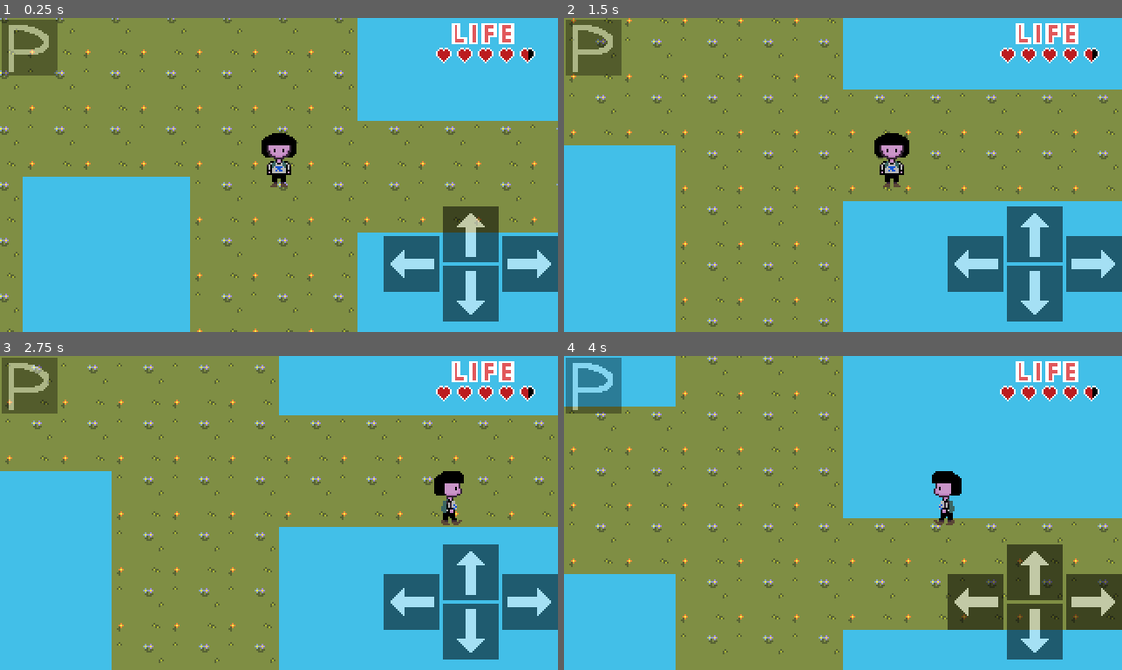
Above: before the commit, frames 1-4 (two rows, left to right).
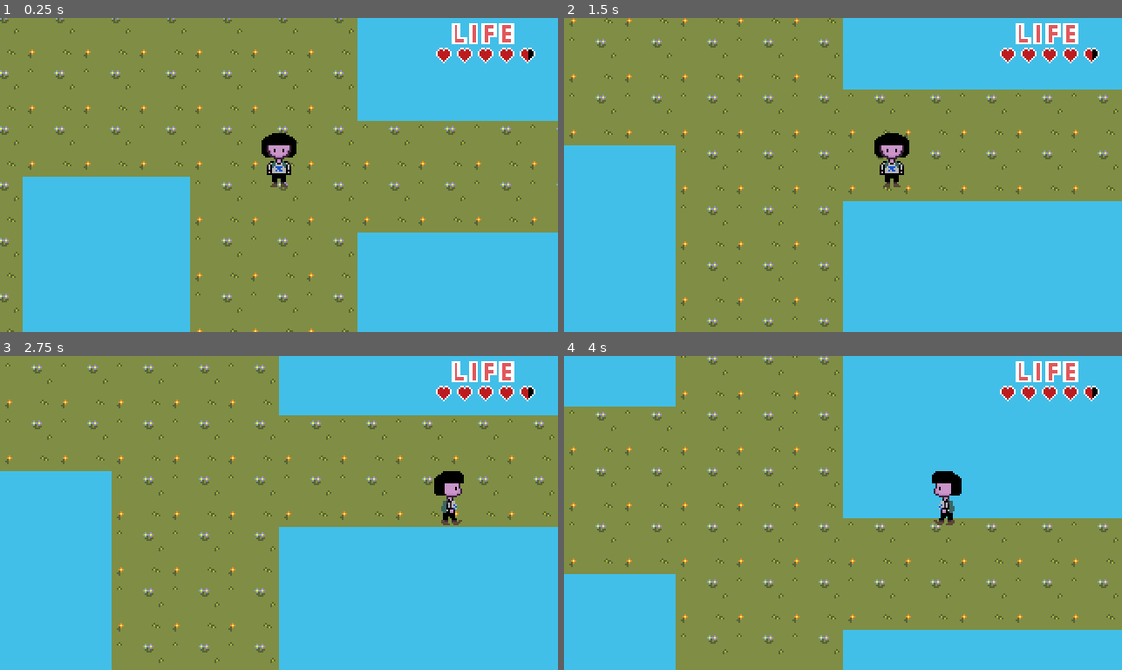
Above: after the commit, the same moments.

Repository: ViaMaqueda20/godotProj
Game: Godot game, scene res://levels/level0.tscn
Two runs of this game, one before a commit and one after it. Both use one fixed random seed, a clock stepped at 60 frames per second and the inputs below.
Inputs:
- Up to frame 1 (0.25 s): no input
- Up to frame 2 (1.5 s): tap Enter at 0.5 s; hold Right (key_right) 0.53-1.28 s; hold Down (key_down) from 1.28 s (still down)
- Up to frame 3 (2.75 s): tap Space at 2 s; release Down (key_down) at 2.03 s; hold Right (key_right) from 2.03 s (still down)
- Up to frame 4 (4 s): release Right (key_right) at 2.78 s; hold Up (key_up) 2.78-3.53 s; hold Left (key_left) from 3.53 s (still down)

The runs differ from the first frame. In frame 1, 8.9% of the frame differs, in the area x 0-100%, y 0-97%; in frame 2, 8.9%; in frame 3, 8.9%; in frame 4, 8.9%.

Commit message:
Added inventory and items v3

Diff:
--- a/project.godot
+++ b/project.godot
@@ -58,11 +58,6 @@
 ]
 }
 
-[input_devices]
-
-pointing/emulate_touch_from_mouse=true
-pointing/emulate_mouse_from_touch=false
-
 [layer_names]
 
 2d_physics/layer_1="Player"
Not shown, changed: builds/web/index.html
Not shown, changed: builds/web/index.icon.png
Not shown, changed: builds/web/index.pck
